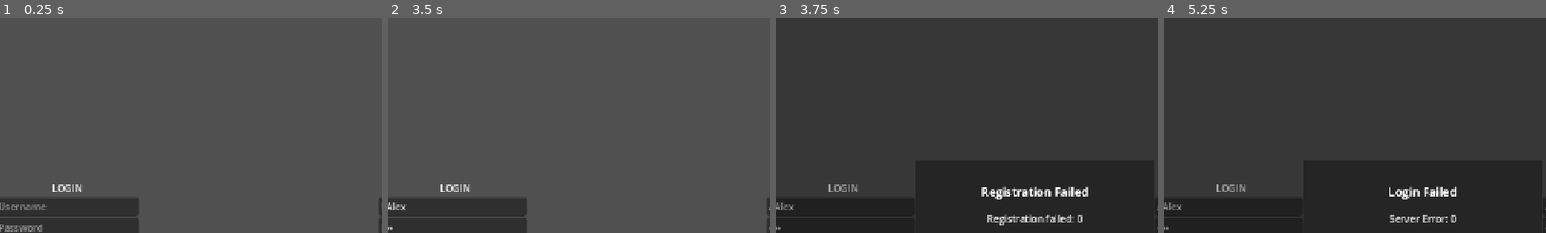
Above: before the commit, frames 1-4 (left to right).
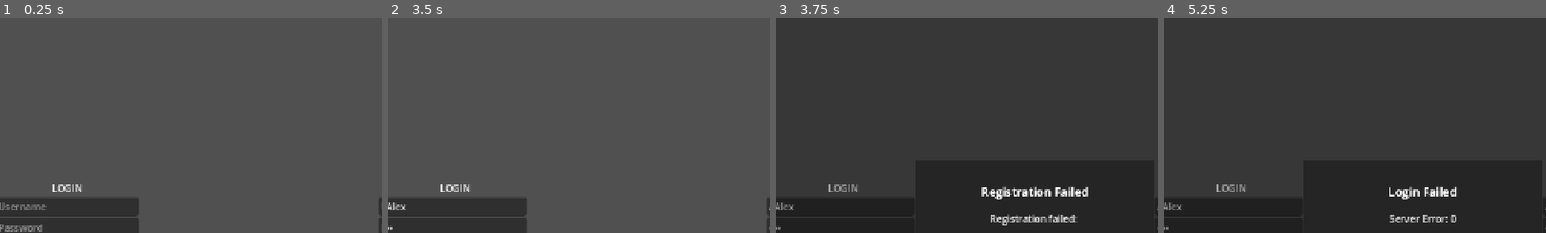
Above: after the commit, the same moments.

Repository: SnappyDragon64/horseshoe-client
Game: Godot game, scene res://game/main.tscn
Two runs of this game, one before a commit and one after it. Both use one fixed random seed, a clock stepped at 60 frames per second and the inputs below. The engine's default icon, where the game draws it, is replaced by a stand-in: a white triangle on a blue panel in a dark square.
Inputs (mouse positions are % of the whole screen's width and height, from its top left):
- Up to frame 1 (0.25 s): no input
- Up to frame 2 (3.5 s): click (25, 47) at 0.52 s; type "Alex" at 0.6 s; click (25, 52) at 0.75 s; type "12" at 0.83 s; click (75, 47) at 0.98 s; type "Alex" at 1.07 s; click (75, 52) at 1.27 s; type "12" at 1.35 s; click "Login" at 2 s; click "OK" at 2.75 s
- Up to frame 3 (3.75 s): click "Register" at 3.5 s
- Up to frame 4 (5.25 s): click "OK" at 4.25 s; click "Login" at 5 s
The pictures show only the part of the screen within x 16-66%, y 3-53%; the shares and areas given below are measured in that part.

Frames 1-2 are identical in both runs. In frame 3, 0.6% of the frame differs, in the area x 55-81%, y 91-97%; in frame 4, nothing differs.

Commit message:
Fixed wrong auth error being shown

Diff:
--- a/game/core/session_manager.gd
+++ b/game/core/session_manager.gd
@@ -89,10 +89,9 @@
 		login_failed.emit("Server Error: %d" % response_code)
 
 
-func _on_register_completed(_result: int, response_code: int, _headers: PackedStringArray, _body: PackedByteArray) -> void:
+func _on_register_completed(_result: int, response_code: int, _headers: PackedStringArray, body: PackedByteArray) -> void:
 	if response_code == 200:
 		register_success.emit()
-	elif response_code == 409:
-		register_failed.emit("Username already taken.")
 	else:
-		register_failed.emit("Registration failed: %d" % response_code)
+		var error_message := body.get_string_from_utf8().strip_edges()
+		register_failed.emit("Registration failed: %s" % error_message)
